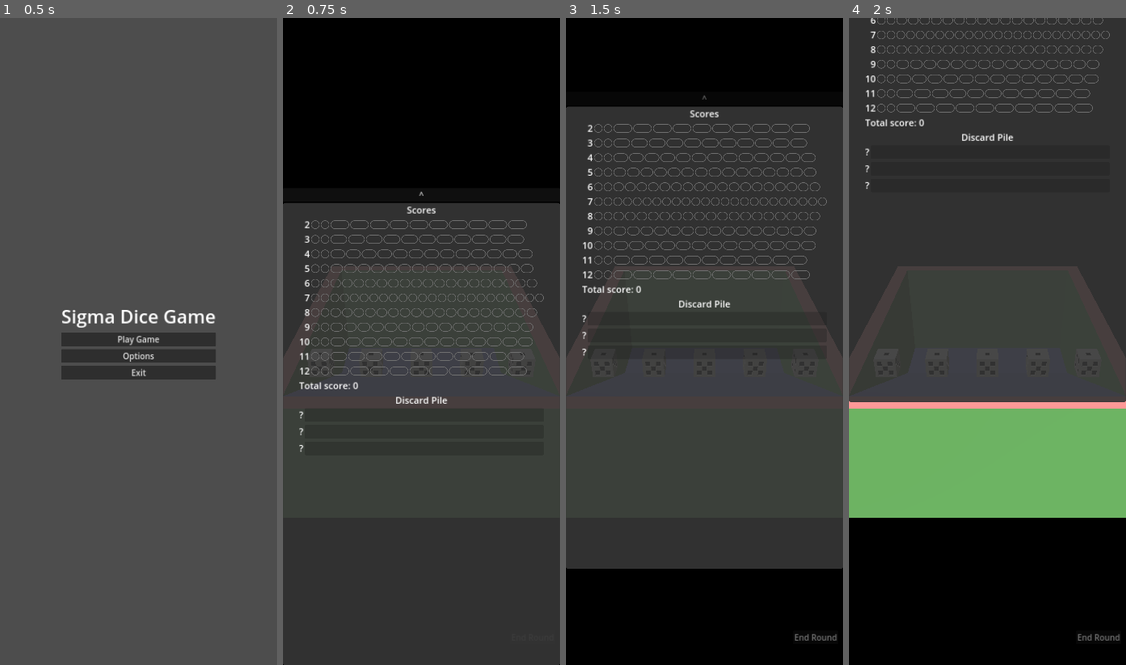
Above: before the commit, frames 1-4 (left to right).
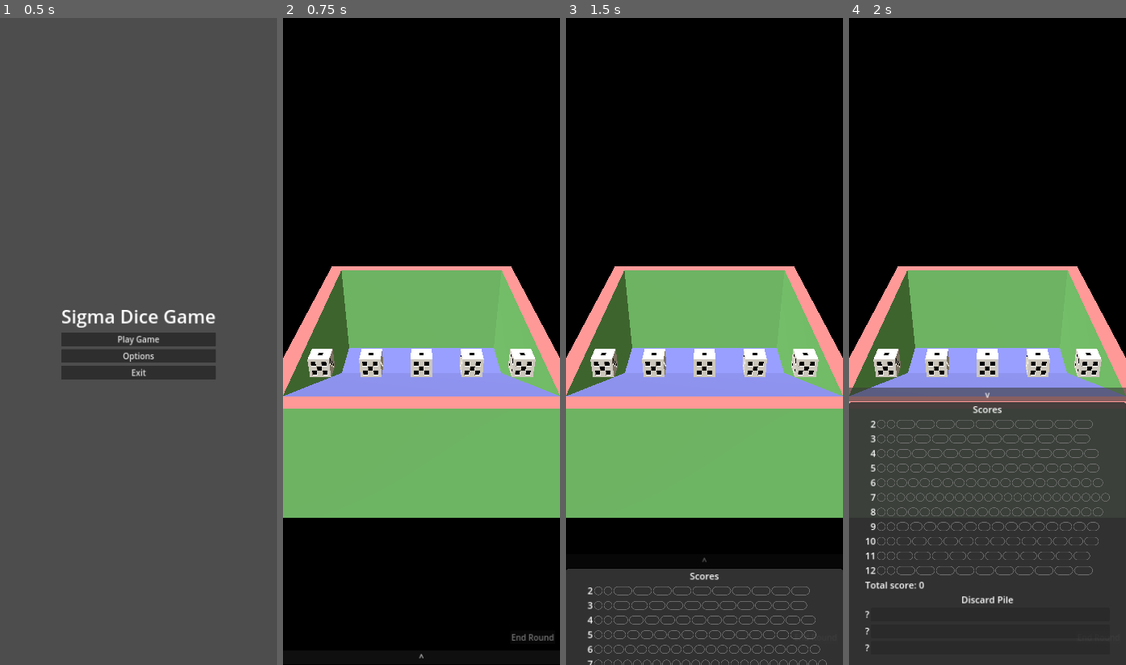
Above: after the commit, the same moments.

Repository: Inglo-Games/SigmaDiceGame
Game: Godot game, scene res://Scenes/Menus/MainMenu.tscn
The game is run twice, just before and just after one commit, with the same random seed, the same clock (stepped at 60 frames per second) and the same inputs.
Inputs:
- Up to frame 1 (0.5 s): no input
- Up to frame 2 (0.75 s): click "Play Game" at 0.5 s
- Up to frame 3 (1.5 s): click "^" at 1.25 s
- Up to frame 4 (2 s): no input

Frame 1 is identical in both runs. In frame 2, 71% of the frame differs, in the area x 0-100%, y 26-100%; in frame 3, 86%; in frame 4, 100%, in the area x 0-100%, y 0-100%.

Commit message:
Add game over check and UI

Diff:
--- a/game/GameLogic/SigmaGame.gd
+++ b/game/GameLogic/SigmaGame.gd
@@ -13,6 +13,8 @@
 # Signals to alert game that an error message needs to be displayed
 signal selection_error_two_pairs
 signal selection_error_bad_discard
+# Signal to end the game
+signal game_ended
 
 # Keeps track of how many of each sum has been scored by the player
 var score_pair_count : Array[int] = []
@@ -73,6 +75,9 @@
 	for index in range(len(discard_pile)):
 		if dice["discard"][0] == discard_pile[index].x:
 			discard_pile[index].y += 1
+
+			if discard_pile[index].y >= END_GAME_THRESHOLD:
+				game_ended.emit()
 			return true
 
 	# If it's not in the discard pile already and the discard pile isn't full,
--- a/game/Scenes/Game.gd
+++ b/game/Scenes/Game.gd
@@ -43,6 +43,7 @@
 			node.connect("finished_moving", _decrement_moving_dice_count)
 	game_state.connect("selection_error_two_pairs", _on_error_two_pairs)
 	game_state.connect("selection_error_bad_discard", _on_error_bad_discard)
+	game_state.connect("game_ended", _on_game_over)
 
 
 func _input(_event):
@@ -142,3 +143,10 @@
 			[discard_vals[0], discard_vals[1], discard_vals[2]]
 	var notif = TempNotifFactory.create_notif(msg)
 	add_child(notif)
+
+
+# Display the game over popup
+func _on_game_over():
+	var popup = preload("res://Scenes/UI/GameOverPanel.tscn").instantiate()
+	popup.set_score_label(game_state.calculate_total_score())
+	add_child(popup)
--- a/game/Scenes/Game.tscn
+++ b/game/Scenes/Game.tscn
@@ -74,8 +74,8 @@
 [node name="ScoreboardPanel" parent="." instance=ExtResource("4_56du8")]
 anchors_preset = 12
 anchor_top = 1.0
-offset_top = -61.0
-offset_bottom = 0.0
+offset_top = -56.0
+offset_bottom = 1801.0
 grow_vertical = 0
 
 [connection signal="pressed" from="ButtonContainer/EndRoundButton" to="." method="_on_pressed_end_round_button"]
--- /dev/null
+++ b/game/Scenes/UI/GameOverPanel.gd
@@ -0,0 +1,14 @@
+extends PanelContainer
+
+
+func _ready():
+	get_tree().paused = true
+
+
+func set_score_label(score:int):
+	$VBox/ScoreLabel.text = "Final score: %d" % score
+
+
+func _on_quit_button_pressed():
+	get_tree().paused = false
+	get_tree().change_scene_to_file("res://Scenes/Menus/MainMenu.tscn")
--- /dev/null
+++ b/game/Scenes/UI/GameOverPanel.tscn
@@ -0,0 +1,40 @@
+[gd_scene load_steps=3 format=3 uid="uid://bpfl72c6t38vj"]
+
+[ext_resource type="Script" path="res://Scenes/UI/GameOverPanel.gd" id="1_ahe6m"]
+[ext_resource type="Theme" uid="uid://8bcavu88mft3" path="res://Themes/MainTheme.tres" id="1_gafo1"]
+
+[node name="GameOverPanel" type="PanelContainer"]
+process_mode = 3
+custom_minimum_size = Vector2(350, 250)
+anchors_preset = 8
+anchor_left = 0.5
+anchor_top = 0.5
+anchor_right = 0.5
+anchor_bottom = 0.5
+grow_horizontal = 2
+grow_vertical = 2
+theme = ExtResource("1_gafo1")
+script = ExtResource("1_ahe6m")
+
+[node name="VBox" type="VBoxContainer" parent="."]
+layout_mode = 2
+theme_override_constants/separation = 18
+alignment = 1
+
+[node name="Header" type="Label" parent="VBox"]
+layout_mode = 2
+text = "GAME OVER"
+horizontal_alignment = 1
+
+[node name="ScoreLabel" type="Label" parent="VBox"]
+layout_mode = 2
+text = "Final score: 00000"
+horizontal_alignment = 1
+
+[node name="Button" type="Button" parent="VBox"]
+layout_mode = 2
+size_flags_horizontal = 4
+text = "Return to Menu
+"
+
+[connection signal="pressed" from="VBox/Button" to="." method="_on_quit_button_pressed"]
